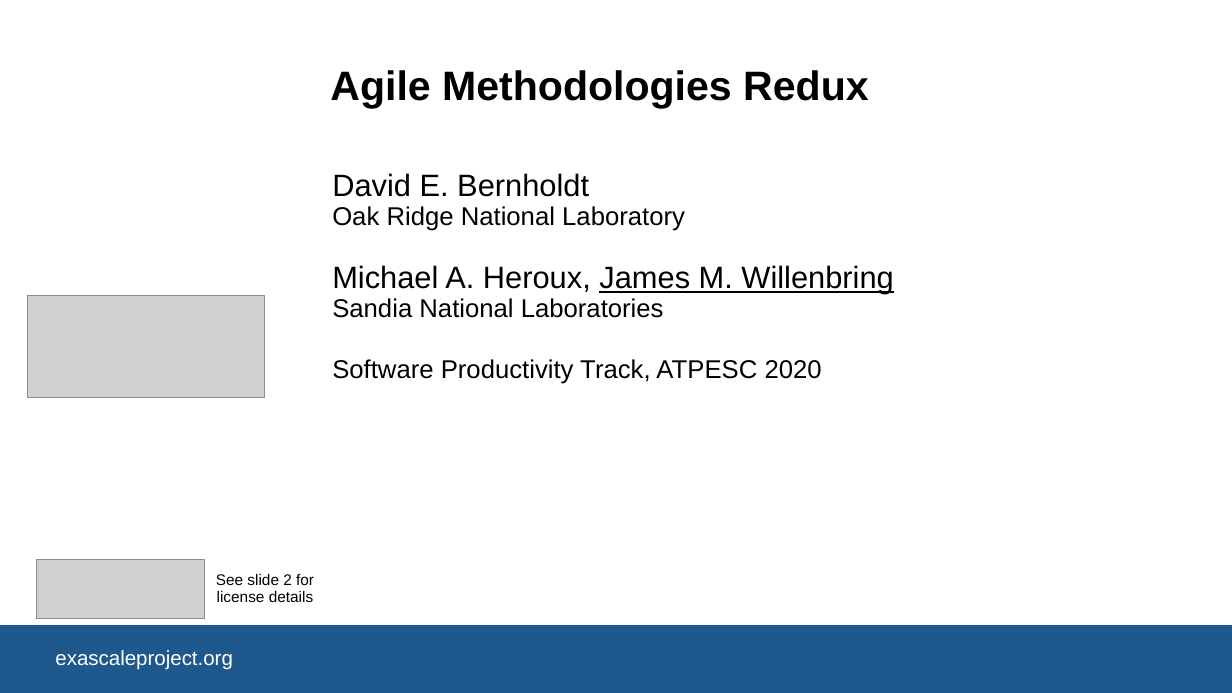
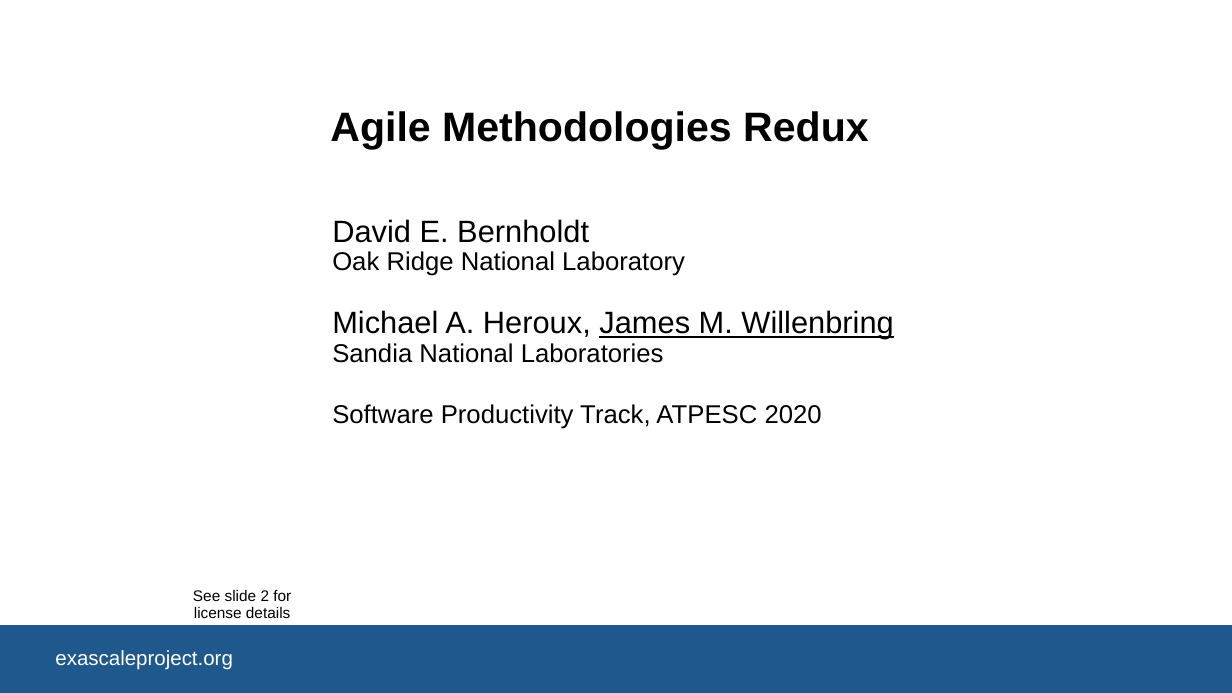
Before and after one commit to bssw-tutorial/presentations, a slide deck: slide 1 of agile-redux.pptx. Drawn at 1232x693 pixels with LibreOffice and Linux fonts; fonts in the diff are those of the drawing; grey boxes stand for pictures; background and template pictures are left out. Boxes give left, top, right and bottom in pixels: in the first picture for what was removed or moved away, otherwise in the second. Text is boxed around its words. In the diff, an @@ line names an element or a change of style, - is before the commit and + after.

```diff
--- a/agile-redux.pptx
+++ b/agile-redux.pptx
@@ title "Agile Methodologies Redux": place and size @@
-title "Agile Methodologies Redux" at [330,70,869,109]
+title "Agile Methodologies Redux" at [330,111,869,150]
@@ subtitle "David E. Bernholdt Oak Ridge ...": place and size @@
-subtitle "David E. Bernholdt Oak Ridge ..." at [332,173,893,384]
+subtitle "David E. Bernholdt Oak Ridge ..." at [332,219,893,429]
@@ picture removed at [28,296,265,397] @@
@@ picture removed at [37,560,205,619] @@
@@ text added at [193,590,291,618], 12 pt, text #000000 @@
+See slide 2 for license details
@@ text removed at [216,574,314,602] @@
-See slide 2 for license details
```
Also in this commit, not shown: 11 other slides changed, 11 other files.
